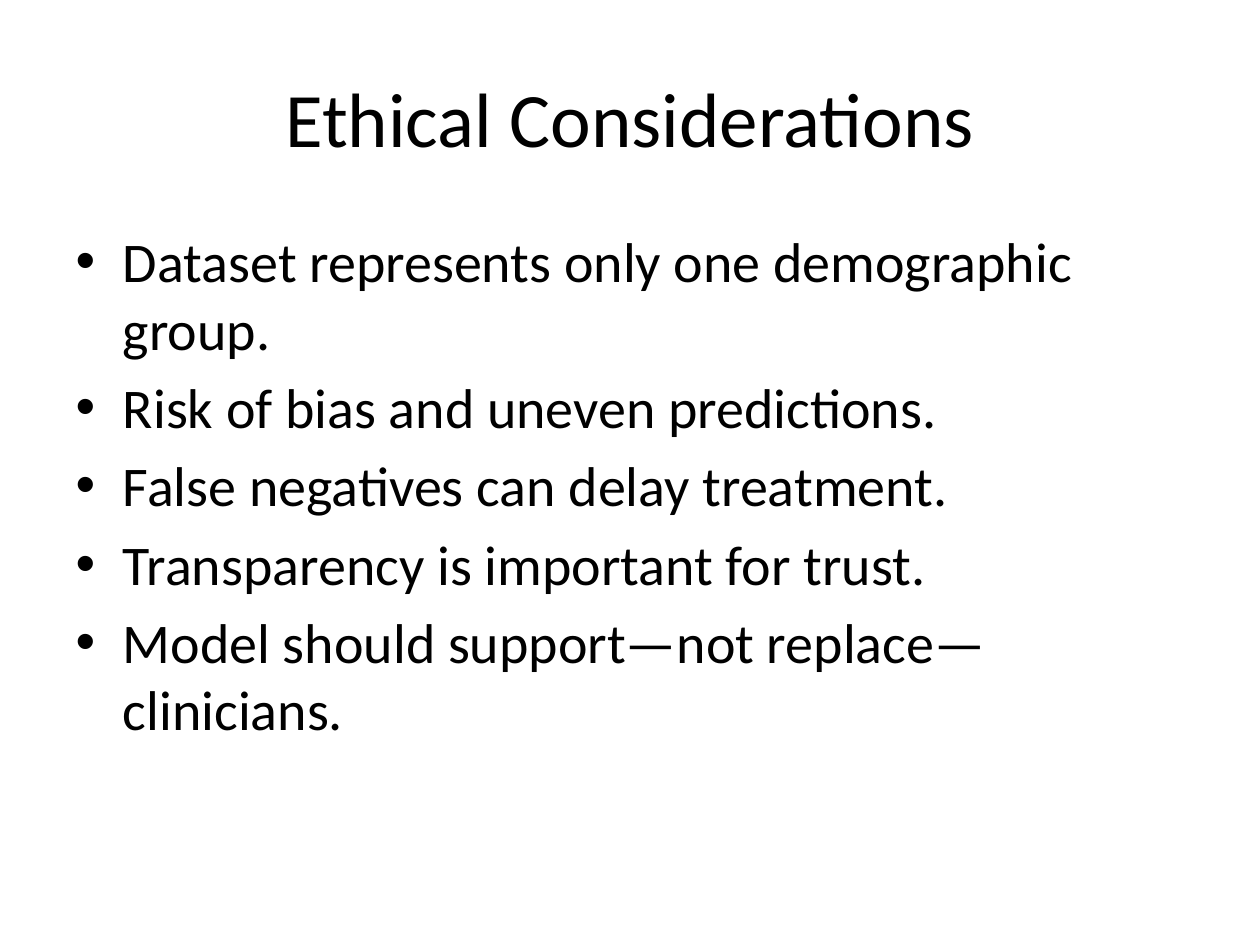
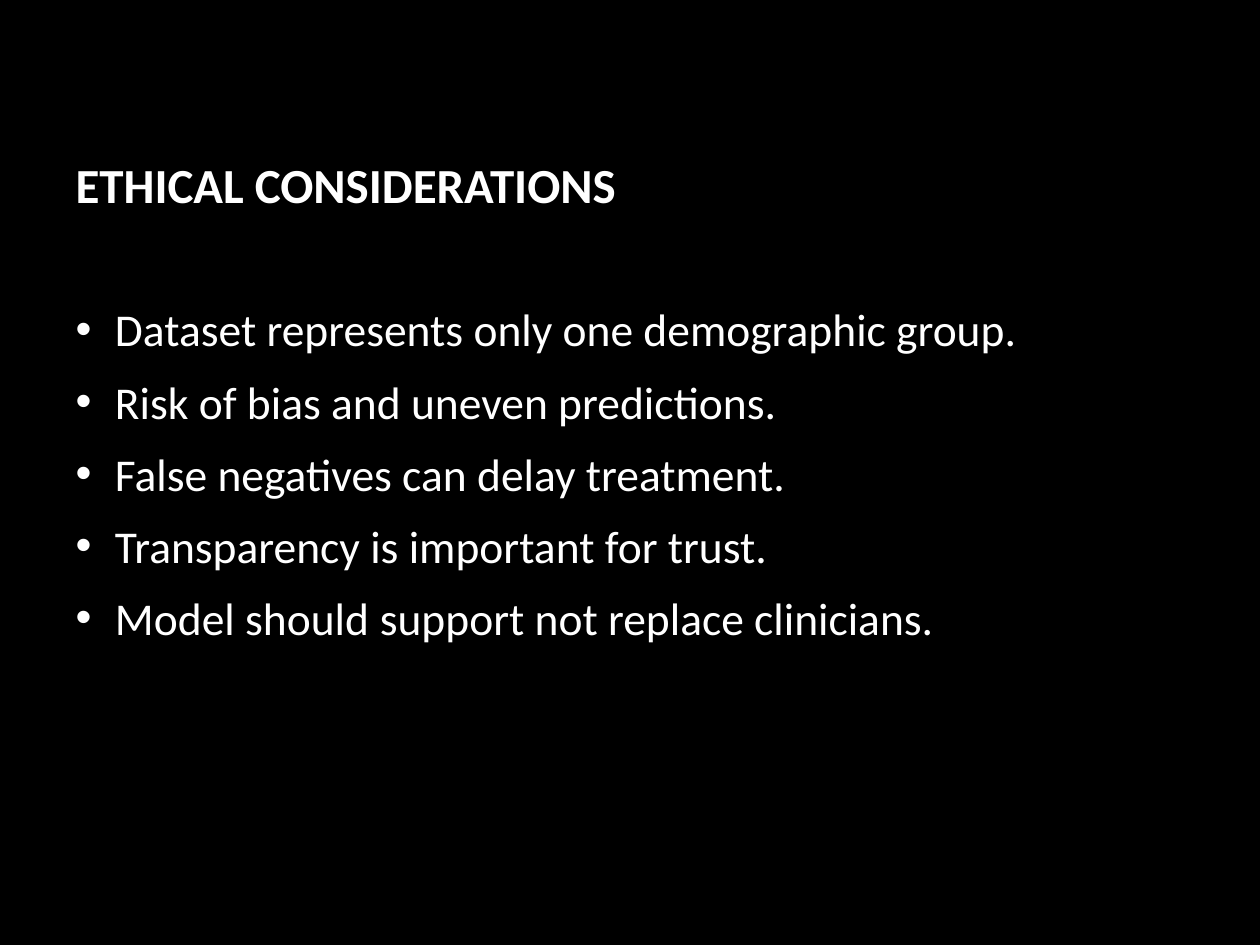
Before and after one commit to naveedakram83/diabetes-ml-2025, a slide deck: slide 21 of presentation/Diabetes_Prediction_Presentation.pptx (slide 15 before the commit). Drawn at 1260x945 pixels with LibreOffice and Linux fonts; fonts in the diff are those of the drawing; background and template pictures are left out. Boxes give left, top, right and bottom in pixels: in the first picture for what was removed or moved away, otherwise in the second. Text is boxed around its words. In the diff, an @@ line names an element or a change of style, - is before the commit and + after.

```diff
--- a/presentation/Diabetes_Prediction_Presentation.pptx
+++ b/presentation/Diabetes_Prediction_Presentation.pptx
@@ background #FFFFFF to picture (left out) @@
@@ title at (x1=76, y1=171, x2=616, y2=204): text changed; size 44 to 28 pt; text colour #000000 to #FFFFFF; bold on @@
-Ethical Considerations
+ETHICAL CONSIDERATIONS
@@ text "Dataset represents only one demographic ..." moved from (x1=123, y1=243, x2=1071, y2=731) to (x1=115, y1=314, x2=1016, y2=643) @@
@@ text at (x1=115, y1=314, x2=1016, y2=571): size 32 to 26 pt, text colour #000000 to #FFFFFF in "Dataset represents only one demographic group.", "Risk of bias and uneven predictions.", "False negatives can delay treatment.", "Transparency is important for trust."; indent changed; more space between paragraphs @@
@@ text at (x1=115, y1=603, x2=933, y2=643): text changed; size 32 to 26 pt; text colour #000000 to #FFFFFF @@
-• Model should support—not replace—clinicians.
+• Model should support not replace clinicians.
```
Also in this commit, not shown: 14 other slides changed, 8 slides added, 3 slides removed, 6 other files.
